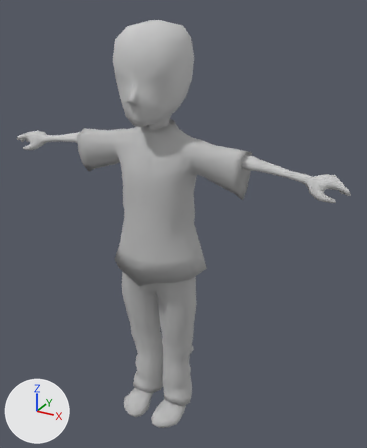
An edit to the FBX model pro_builder_test/Assets/MyGameAssets/MockPrefabs/Enemies/Tsun/tsun01_body00.FBX, drawn before and after from the same camera.
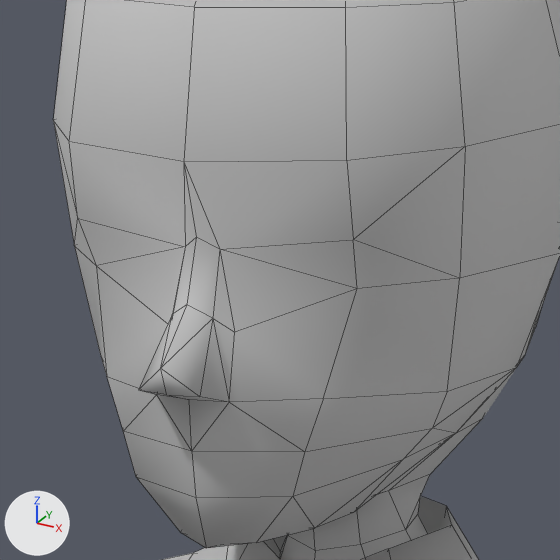
The first picture shows the older version from a 50 mm lens placed at (0.601, -0.966, 1.046), pointed at (0.048, 0.04, 0.543). The close-ups show both versions on the part from 28% to 52% of the width and 9% to 29% of the height of that picture. The lights are fixed; the arrows at lower left show +X, +Y and +Z. The close-ups show mesh edges as thin lines. Where no turn or scale is listed for an object, it has been applied to the vertices.

The first close-up shows 'tsun00_body'.
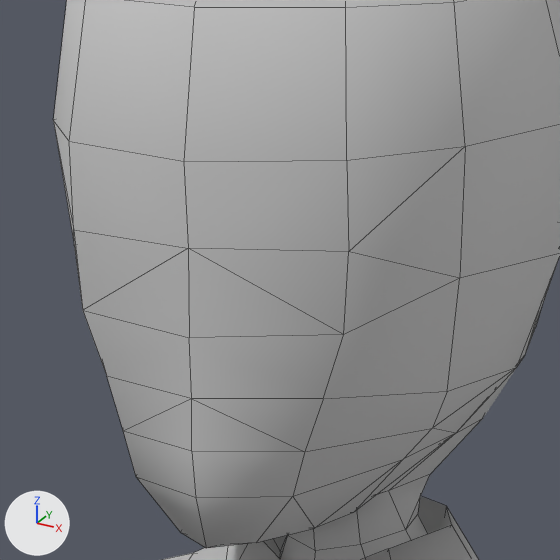
What differs and where, as boxes [x1, y1, x2, y2] in the close-ups (560 x 560 px):
part 1 of me_mesh, cut back
    both: [53, 120, 465, 452]

The change, as a diff of the scene's bpy script:
```diff
--- a/pro_builder_test/Assets/MyGameAssets/MockPrefabs/Enemies/Tsun/tsun01_body00.FBX.py
+++ b/pro_builder_test/Assets/MyGameAssets/MockPrefabs/Enemies/Tsun/tsun01_body00.FBX.py
@@ me_mesh @@
 # used by ob_tsun00_body; location = (0.0, 0.0, 0.0)
-me_mesh.from_pydata(...)  # 1357 vertices, 1564 faces; spans x -0.437..0.437, y -0.101..0.091, z 0.001..1.009
+me_mesh.from_pydata(...)  # 1345 vertices, 1544 faces; spans x -0.437..0.437, y -0.101..0.091, z 0.001..1.009
+# me_mesh part 1
+# 15 vertices are removed from x -0.014..0.014, y -0.101..-0.076, z 0.851..0.901
+# 32 faces are deleted
+# 4 vertices move from x -0.052..0.052, y -0.069..-0.064, z 0.887..0.902 to x -0.052..0.052, y -0.073..-0.072, z 0.874..0.899
+# 3 vertices are added at (0.0, -0.085, 0.851), (0.0, -0.084, 0.898), (0.0, -0.085, 0.87)
+# 12 new faces join them, mat_tsun_01 (light grey #cacaca)
 me_mesh.materials.append(mat_tsun_00)
```
